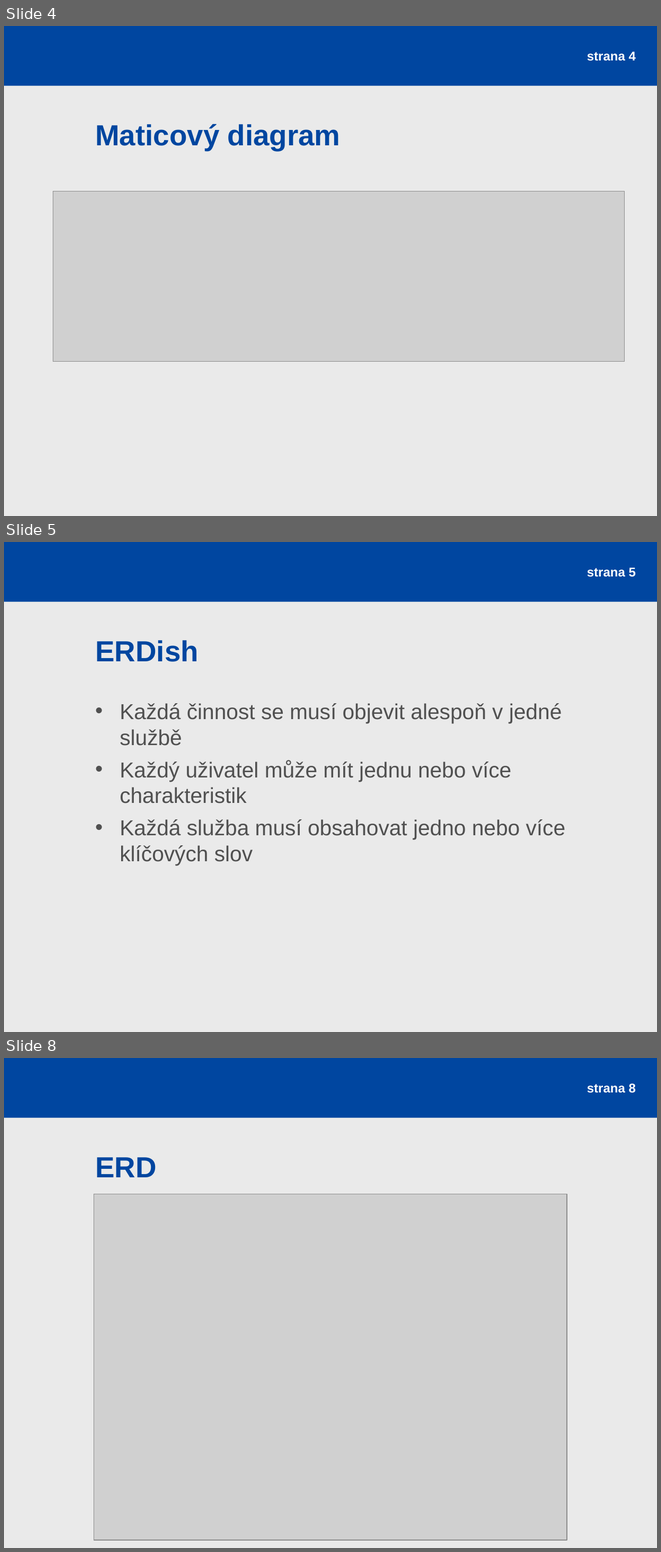
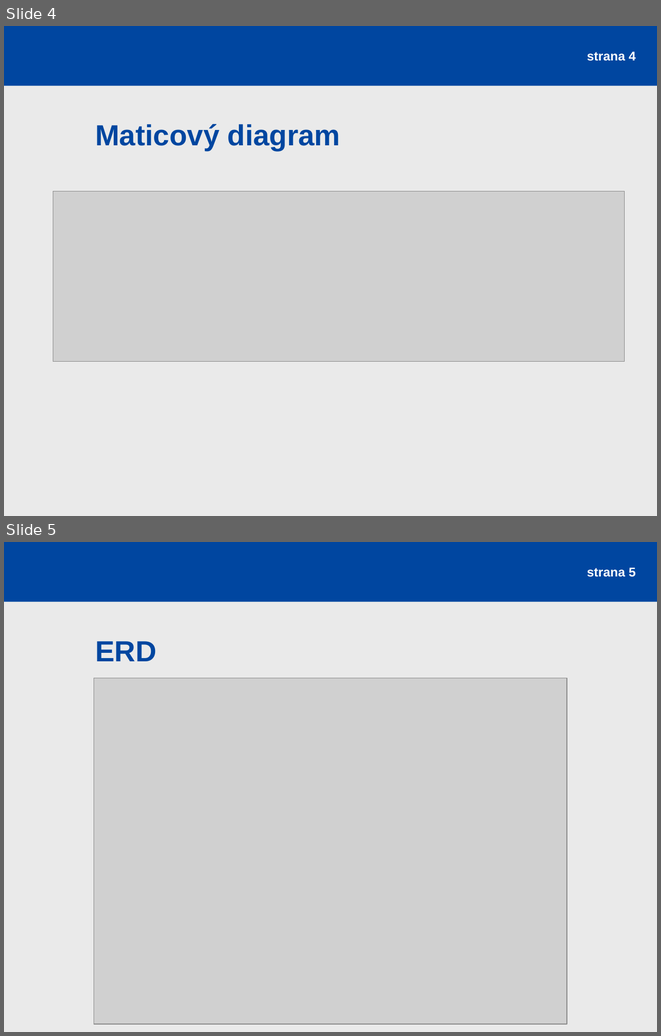
Before and after one commit to rajzik/databaze, a slide deck: prezentace.ppt. Shown one above the other, each under a label of ours: slides 4, 5 and 8 before the commit, slides 4 and 5 after it; the slides between them are not shown. The pictures are 661x1552 and 661x1036 pixels, drawn with LibreOffice and Linux fonts; fonts in the diff are those of the drawing; grey boxes stand for pictures. Boxes give left, top, right and bottom in pixels: in the first picture for what was removed or moved away, otherwise in the second. Text is boxed around its words. In the diff, an @@ line names an element or a change of style, - is before the commit and + after.

Commit message:
ERDish gone

```diff
--- a/prezentace.ppt
+++ b/prezentace.ppt
@@ slide 5 removed at bbox=[4, 542, 657, 1032], background #EAEAEA; not listed: 1 template element that a slide beside it also shows @@
@@ page number removed at bbox=[587, 567, 636, 577] @@
-strana 5
@@ title removed at bbox=[95, 640, 199, 662] @@
-ERDish
@@ text removed at bbox=[120, 703, 566, 865] @@
-• Každá činnost se musí objevit alespoň v jedné službě
-• Každý uživatel může mít jednu nebo více charakteristik
-• Každá služba musí obsahovat jedno nebo více klíčových slov
@@ what was slide 8 is now slide 5 @@
@@ page number at bbox=[587, 567, 636, 577]: text changed @@
-strana 8
+strana 5
```
Also in this commit, not shown: 2 other slides removed.
